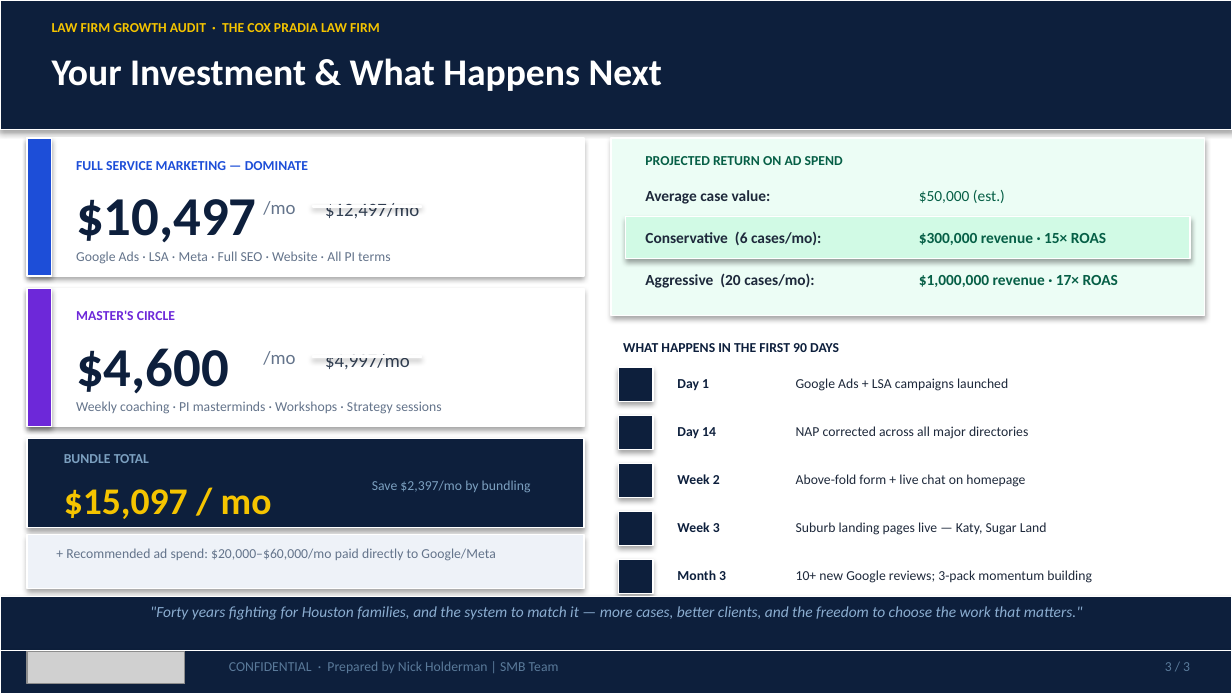
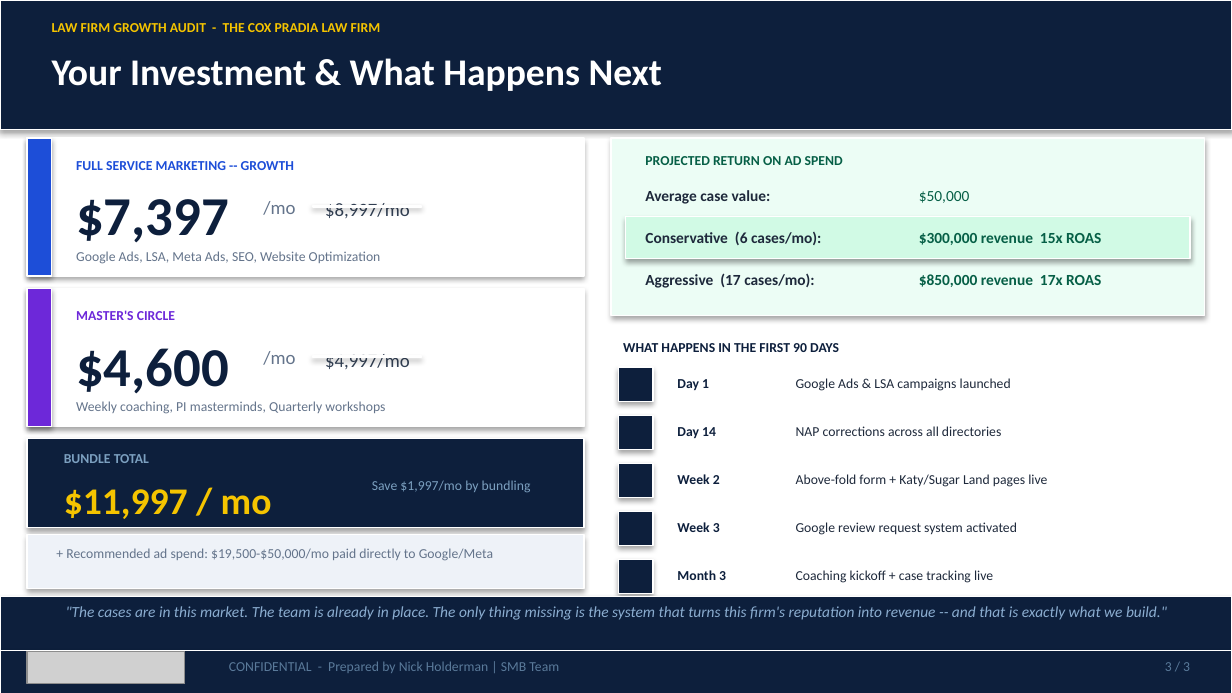
Before and after one commit to SMB-Team-Technology/workwith-smbteam, a slide deck: slide 3 of cox-pradia/TheCoxPradiaLawFirm_May292026_Proposal.pptx. Drawn at 1232x693 pixels with LibreOffice and Linux fonts; fonts in the diff are those of the drawing; grey boxes stand for pictures. Boxes give left, top, right and bottom in pixels: in the first picture for what was removed or moved away, otherwise in the second. Text is boxed around its words. In the diff, an @@ line names an element or a change of style, - is before the commit and + after.

```diff
--- a/cox-pradia/TheCoxPradiaLawFirm_May292026_Proposal.pptx
+++ b/cox-pradia/TheCoxPradiaLawFirm_May292026_Proposal.pptx
@@ text at bbox=[52, 23, 381, 32]: text changed @@
-LAW FIRM GROWTH AUDIT · THE COX PRADIA LAW FIRM
+LAW FIRM GROWTH AUDIT - THE COX PRADIA LAW FIRM
@@ text at bbox=[76, 161, 294, 170]: text changed @@
-FULL SERVICE MARKETING — DOMINATE
+FULL SERVICE MARKETING -- GROWTH
@@ text at bbox=[76, 199, 229, 242]: text changed @@
-$10,497
+$7,397
@@ text at bbox=[325, 203, 410, 218]: text changed @@
-$12,497/mo
+$8,997/mo
@@ text at bbox=[919, 191, 970, 203]: text changed @@
-$50,000 (est.)
+$50,000
@@ text at bbox=[919, 233, 1101, 245]: text changed @@
-$300,000 revenue · 15× ROAS
+$300,000 revenue 15x ROAS
@@ text at bbox=[76, 251, 381, 264]: text changed @@
-Google Ads · LSA · Meta · Full SEO · Website · All PI terms
+Google Ads, LSA, Meta Ads, SEO, Website Optimization
@@ text at bbox=[645, 273, 814, 288]: text changed @@
-Aggressive (20 cases/mo):
+Aggressive (17 cases/mo):
@@ text at bbox=[919, 274, 1101, 287]: text changed @@
-$1,000,000 revenue · 17× ROAS
+$850,000 revenue 17x ROAS
@@ text at bbox=[796, 378, 1011, 391]: text changed @@
-Google Ads + LSA campaigns launched
+Google Ads & LSA campaigns launched
@@ text at bbox=[76, 401, 385, 414]: text changed @@
-Weekly coaching · PI masterminds · Workshops · Strategy sessions
+Weekly coaching, PI masterminds, Quarterly workshops
@@ text at bbox=[796, 426, 1001, 436]: text changed @@
-NAP corrected across all major directories
+NAP corrections across all directories
@@ text at bbox=[796, 474, 1047, 487]: text changed @@
-Above-fold form + live chat on homepage
+Above-fold form + Katy/Sugar Land pages live
@@ text at bbox=[64, 489, 272, 519]: text changed @@
-$15,097 / mo
+$11,997 / mo
@@ text at bbox=[372, 480, 531, 492]: text changed @@
-Save $2,397/mo by bundling
+Save $1,997/mo by bundling
@@ text at bbox=[796, 522, 1017, 535]: text changed @@
-Suburb landing pages live — Katy, Sugar Land
+Google review request system activated
@@ text at bbox=[66, 548, 493, 561]: text changed @@
-+ Recommended ad spend: $20,000–$60,000/mo paid directly to Google/Meta
++ Recommended ad spend: $19,500-$50,000/mo paid directly to Google/Meta
@@ text at bbox=[796, 570, 993, 583]: text changed @@
-10+ new Google reviews; 3-pack momentum building
+Coaching kickoff + case tracking live
@@ text at bbox=[66, 606, 1167, 620]: text changed @@
-"Forty years fighting for Houston families, and the system to match it — more cases, better clients, and the freedom to choose the work that matters."
+"The cases are in this market. The team is already in place. The only thing missing is the system that turns this firm's reputation into revenue -- and that is exactly what we build."
@@ text at bbox=[229, 661, 559, 673]: text changed @@
-CONFIDENTIAL · Prepared by Nick Holderman | SMB Team
+CONFIDENTIAL - Prepared by Nick Holderman | SMB Team
```
Also in this commit, not shown: 2 other slides changed, 1 other file.
